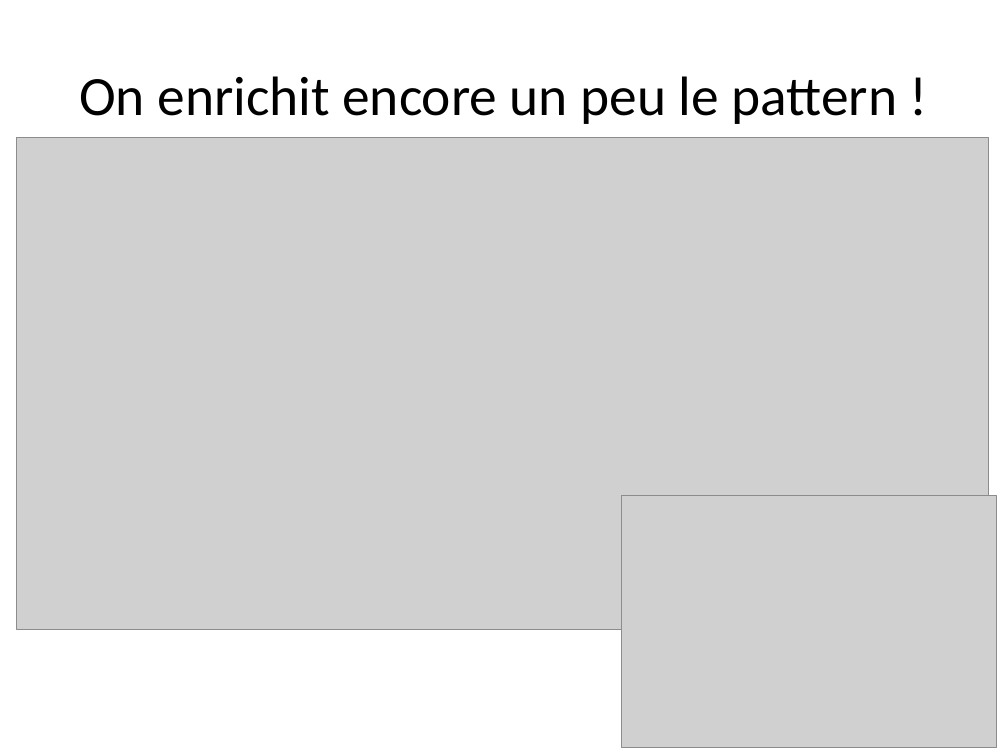
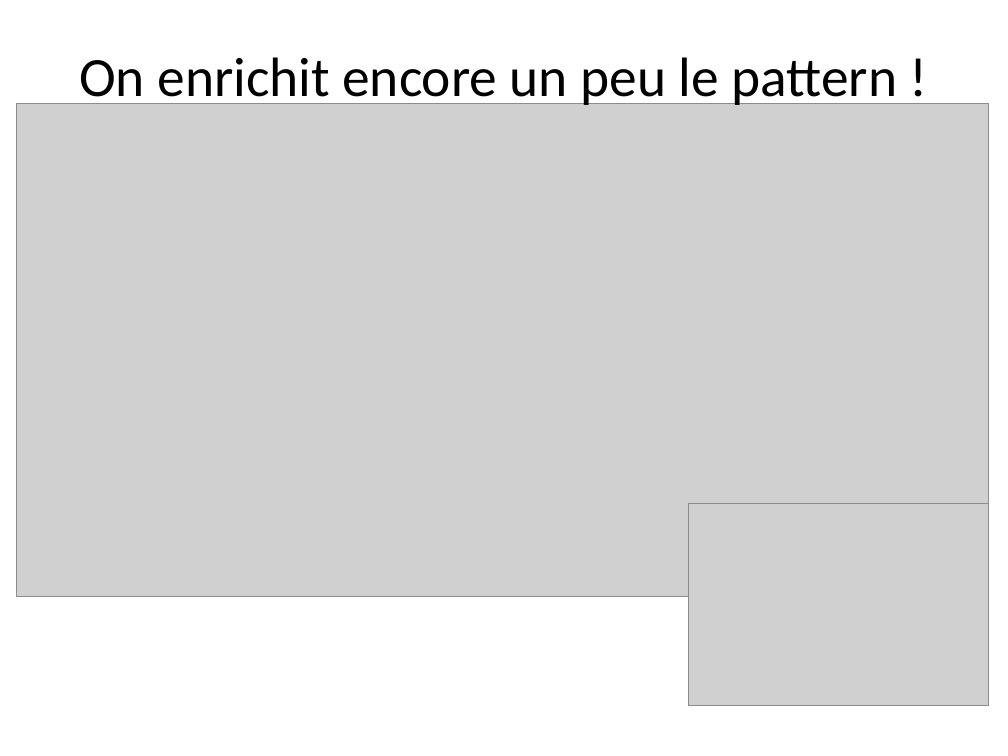
Before and after one commit to dbaeli/ez18n, a slide deck: slide 15 of ez18n-slides/ez18n_hands_on.pptx. Drawn at 1008x756 pixels with LibreOffice and Linux fonts; fonts in the diff are those of the drawing; grey boxes stand for pictures; background and template pictures are left out. Boxes give left, top, right and bottom in pixels: in the first picture for what was removed or moved away, otherwise in the second. Text is boxed around its words. In the diff, an @@ line names an element or a change of style, - is before the commit and + after.

```diff
--- a/ez18n-slides/ez18n_hands_on.pptx
+++ b/ez18n-slides/ez18n_hands_on.pptx
@@ title "On enrichit encore un peu ..." rewrapped from (79, 76, 898, 124) to (79, 57, 898, 109) @@
@@ picture: place and size @@
-picture at (17, 137, 989, 630)
+picture at (17, 104, 989, 597)
@@ picture: place and size @@
-picture at (622, 496, 997, 748)
+picture at (688, 504, 988, 706)
```
Also in this commit, not shown: 5 other slides changed.
